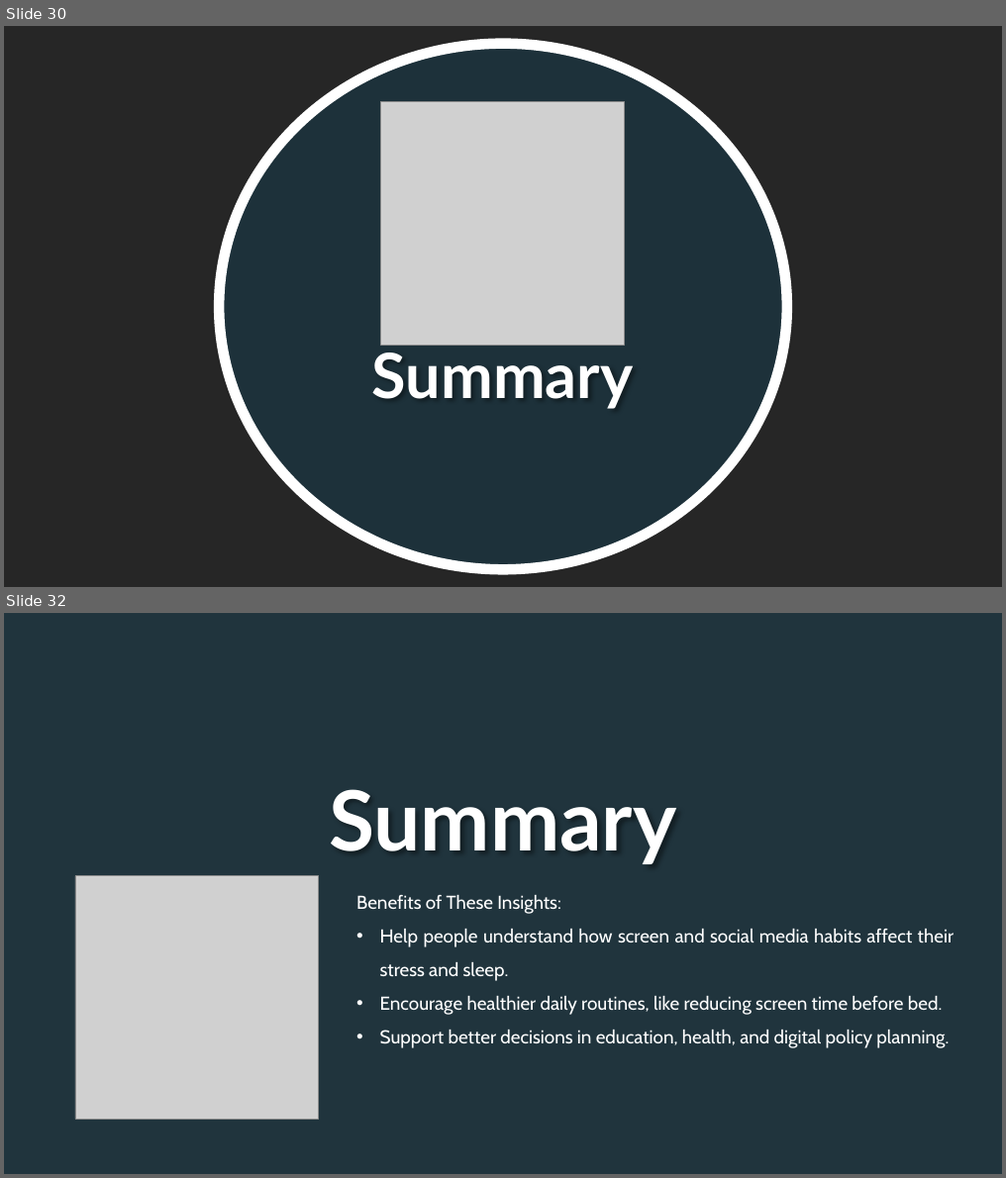
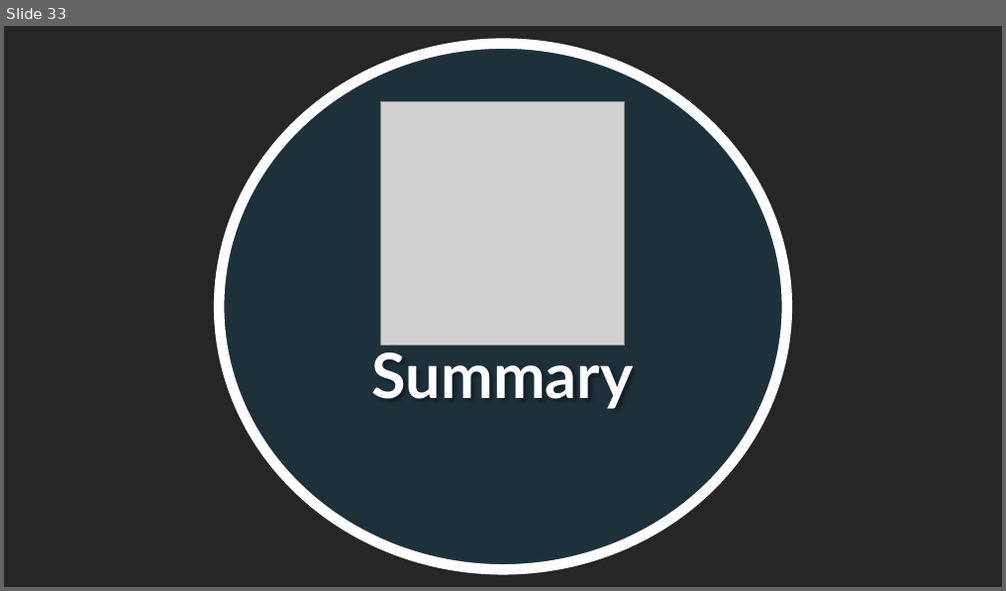
Before and after one commit to F1a23/Python_Team, a slide deck: Project1/Presentation1.pptx. Shown one above the other, each under a label of ours: slides 30 and 32 before the commit, slide 33 after it; the slides between them are not shown. The pictures are 1006x1178 and 1006x591 pixels, drawn with LibreOffice and Linux fonts; fonts in the diff are those of the drawing; grey boxes stand for pictures; background and template pictures are left out; a plain dark background stands for a picture behind light text. Boxes give left, top, right and bottom in pixels: in the first picture for what was removed or moved away, otherwise in the second. Text is boxed around its words. In the diff, an @@ line names an element or a change of style, - is before the commit and + after.

```diff
--- a/Project1/Presentation1.pptx
+++ b/Project1/Presentation1.pptx
@@ slide 32 removed at bbox=[4, 613, 1002, 1174], background picture (left out) @@
@@ ellipse removed at bbox=[4, 613, 1002, 1174] @@
@@ text removed at bbox=[329, 789, 677, 864] @@
-Summary
@@ picture removed at bbox=[75, 875, 319, 1119] @@
@@ text removed at bbox=[356, 895, 953, 1049] @@
-Benefits of These Insights:
-• Help people understand how screen and social media habits affect their stress and sleep.
-• Encourage healthier daily routines, like reducing screen time before bed.
-• Support better decisions in education, health, and digital policy planning.
@@ what was slide 30 is now slide 33 @@
```
Also in this commit, not shown: 14 slides changed, 8 slides added, 5 other slides removed, 3 other files.
